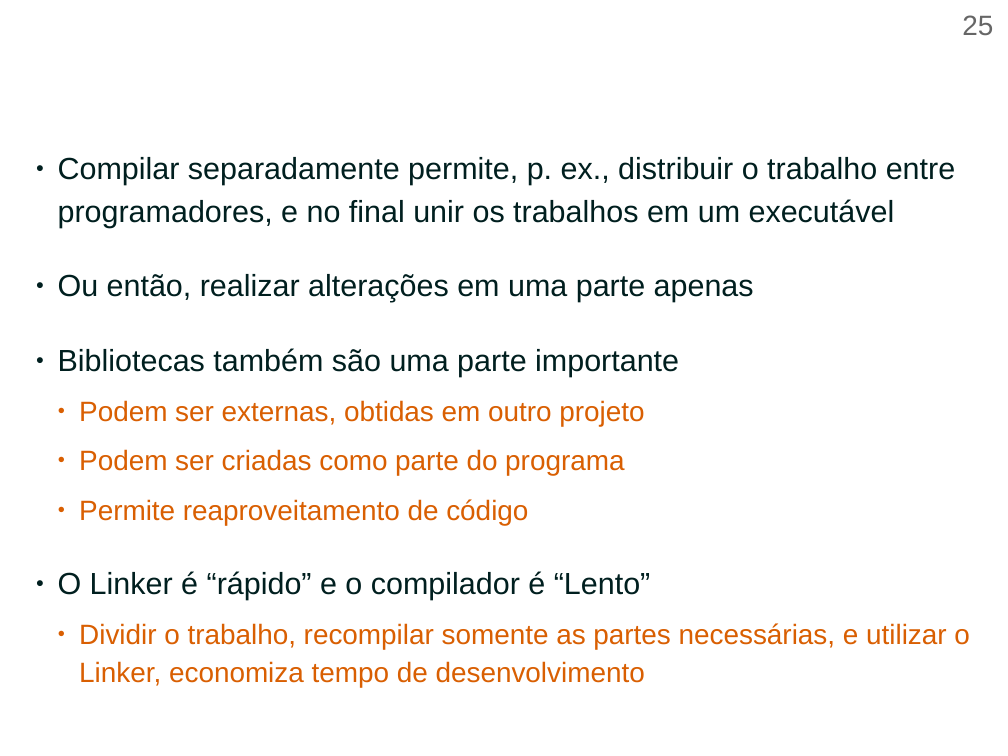
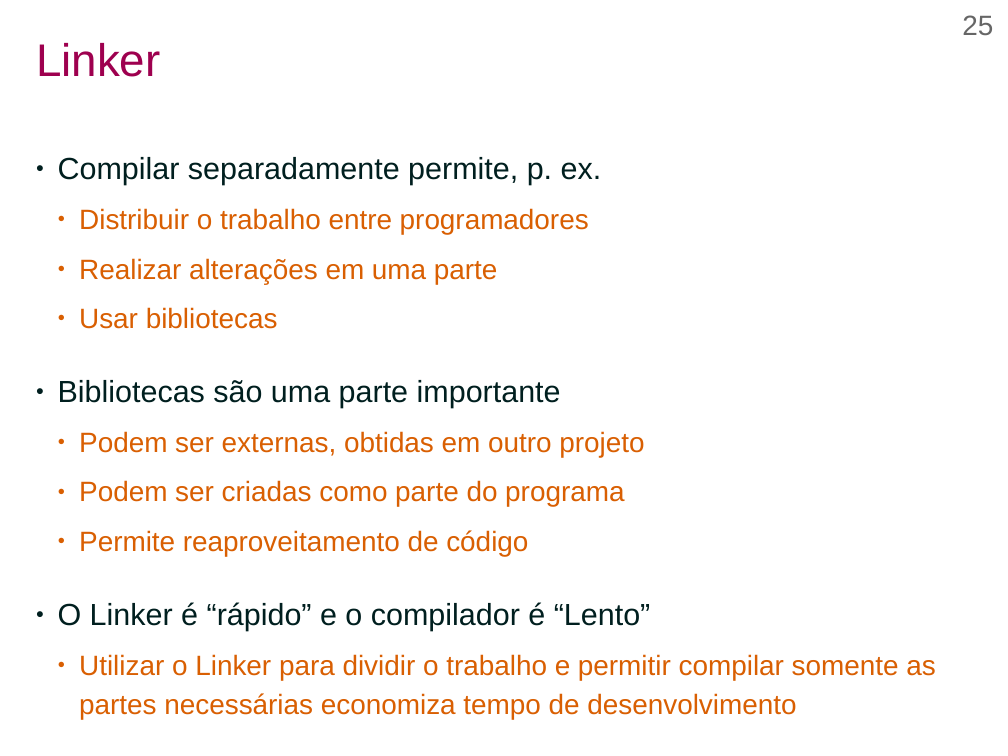
Before and after one commit to efurlanm/teaching, a slide deck: slide 25 of aed/AED-U1S2-Assembly.odp. Drawn at 1008x756 pixels with LibreOffice and Linux fonts; fonts in the diff are those of the drawing; background and template pictures are left out. Boxes give left, top, right and bottom in pixels: in the first picture for what was removed or moved away, otherwise in the second. Text is boxed around its words. In the diff, an @@ line names an element or a change of style, - is before the commit and + after.

```diff
--- a/aed/AED-U1S2-Assembly.odp
+++ b/aed/AED-U1S2-Assembly.odp
@@ title added at [36, 43, 160, 77], 36 pt, text #9E004F @@
+Linker
@@ text at [58, 157, 602, 408]: text changed; size 24 to 22 pt; text colour #001F1F to #D95F02 @@
-● Compilar separadamente permite, p. ex., distribuir o trabalho entre programadores, e no final unir os trabalhos em um executável
-● Ou então, realizar alterações em uma parte apenas
-● Bibliotecas também são uma parte importante
+● Compilar separadamente permite, p. ex.
+  ● Distribuir o trabalho entre programadores
+  ● Realizar alterações em uma parte
+  ● Usar bibliotecas
+● Bibliotecas são uma parte importante
@@ text at [79, 654, 935, 719]: text changed @@
-  ● Dividir o trabalho, recompilar somente as partes necessárias, e utilizar o Linker, economiza tempo de desenvolvimento
+  ● Utilizar o Linker para dividir o trabalho e permitir compilar somente as partes necessárias economiza tempo de desenvolvimento
```
Also in this commit, not shown: 30 other slides changed, 18 other files.
